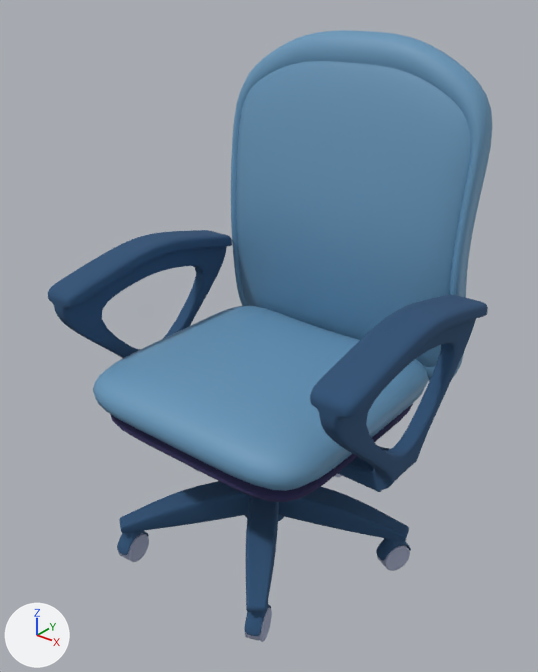
The Blender file chair.blend, before and after one commit.
Both versions are drawn from a 50 mm lens placed at (2.63, -3.25, 1.52), pointed at (0.0, 0.05, -0.52). Arrows for +X, +Y and +Z are at lower left; the lights stay in place.

The scene before the commit, as lines of its bpy script (objects in view):
```python
ob_cube = bpy.data.objects.new('Cube', me_cube_003)
ob_cube.location = (0.0, 0.0, -0.821)
ob_cube.scale = (0.88, 0.88, 0.162)
ob_cube_001 = bpy.data.objects.new('Cube.001', me_cube_001)
ob_cube_001.location = (0.0, -0.095, -0.041)
ob_cube_001.rotation_euler = (0.0, 0.0, 1.571)  # degrees (0, 0, 90)
ob_cube_001.scale = (0.95, 0.95, 0.95)
ob_cube_002 = bpy.data.objects.new('Cube.002', me_cube_004)
ob_cube_002.location = (0.0, 0.0, -1.001)
ob_cube_002.scale = (0.807, 0.807, 0.071)
ob_cube_005 = bpy.data.objects.new('Cube.005', me_cube_007)
ob_cube_005.location = (0.0, 0.0, -1.44)
ob_cube_005.rotation_euler = (0.0, 0.0, 2.513)  # degrees (0, 0, 144)
ob_cube_005.scale = (0.101, 0.447, -0.0965)
ob_cube_006 = bpy.data.objects.new('Cube.006', me_cube_008)
ob_cube_006.location = (0.0, 0.0, -1.44)
ob_cube_006.rotation_euler = (0.0, 0.0, 3.77)  # degrees (0, 0, 216)
ob_cube_006.scale = (0.101, 0.447, -0.0965)
ob_cube_007 = bpy.data.objects.new('Cube.007', me_cube_009)
ob_cube_007.location = (0.0, 0.0, -1.44)
ob_cube_007.rotation_euler = (0.0, 0.0, 5.027)  # degrees (0, 0, 288)
ob_cube_007.scale = (0.101, 0.447, -0.0965)
ob_cube_008 = bpy.data.objects.new('Cube.008', me_cube_010)
ob_cube_008.location = (0.411, -0.011, -0.377)
ob_cube_008.scale = (0.634, 0.762, 0.117)
ob_cylinder_006 = bpy.data.objects.new('Cylinder.006', me_cylinder_004)
ob_cylinder_006.location = (0.543, -0.732, -1.966)
ob_cylinder_006.rotation_euler = (-0.363, 158.7, 0.0)  # degrees (-21, 93, 0)
ob_cylinder_006.scale = (0.103, 0.103, 0.0942)
ob_cylinder_008 = bpy.data.objects.new('Cylinder.008', me_cylinder_004)
ob_cylinder_008.location = (-0.542, -0.743, -1.966)
ob_cylinder_008.rotation_euler = (-0.0991, 158.7, 0.0)  # degrees (-5.7, 93, 0)
ob_cylinder_008.scale = (0.103, 0.103, 0.0942)
```
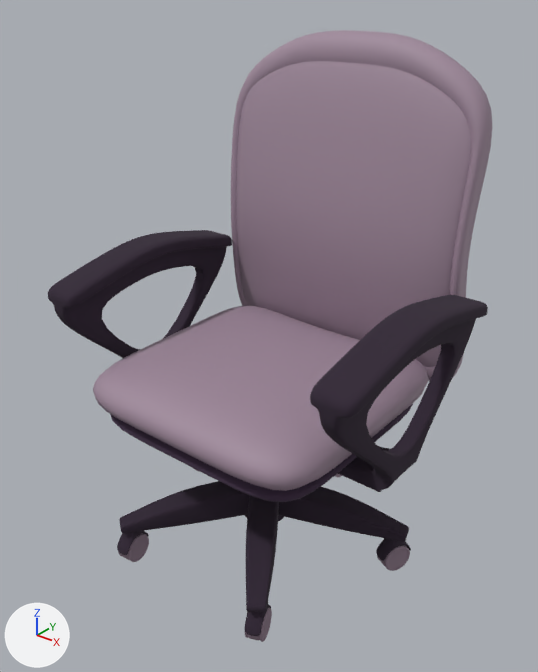
Where the change shows, as pixel boxes [x1, y1, x2, y2] in the pictures (538 x 672 px):
'Cube.001', recoloured (blue to grey)
    both: [231, 30, 492, 381]
'Cube', recoloured (blue to grey)
    both: [93, 306, 429, 491]
'Cube.008', recoloured
    both: [48, 230, 488, 492]
'Cube.005', recoloured
    both: [120, 481, 250, 533]
'Cube.007', recoloured
    both: [278, 487, 409, 542]
'Cube.006', recoloured
    both: [245, 496, 279, 612]
'Cylinder.003', recoloured (blue to grey)
    both: [377, 545, 410, 571]
'Cylinder.007', recoloured (blue to grey)
    both: [118, 533, 149, 562]
'Cylinder.006', recoloured
    both: [245, 603, 271, 636]
'Cylinder.004', recoloured
    both: [376, 538, 411, 561]
'Cylinder.008', recoloured
    both: [117, 531, 149, 555]
'Cylinder.005', recoloured (blue to grey)
    both: [245, 607, 272, 642]
'Cylinder', recoloured
    both: [245, 514, 285, 521]
'Cylinder.001', recoloured
    both: [335, 473, 342, 477]

The edits, one by one:
Material 'Material.001' (mat_material_001) changes colour from blue #6696b9 to grey #9f899b; in linear values from (0.133, 0.305, 0.485) to (0.347, 0.25, 0.328).
Material 'Material.002' (mat_material_002) changes colour from dark blue #2d5176 to dark purple #302334; in linear values from (0.0267, 0.0825, 0.181) to (0.029, 0.0165, 0.0339).
Material 'Material.005' (mat_material_005) changes colour from blue #a4acc6 to grey #8c7989; in linear values from (0.371, 0.413, 0.565) to (0.264, 0.191, 0.25).
